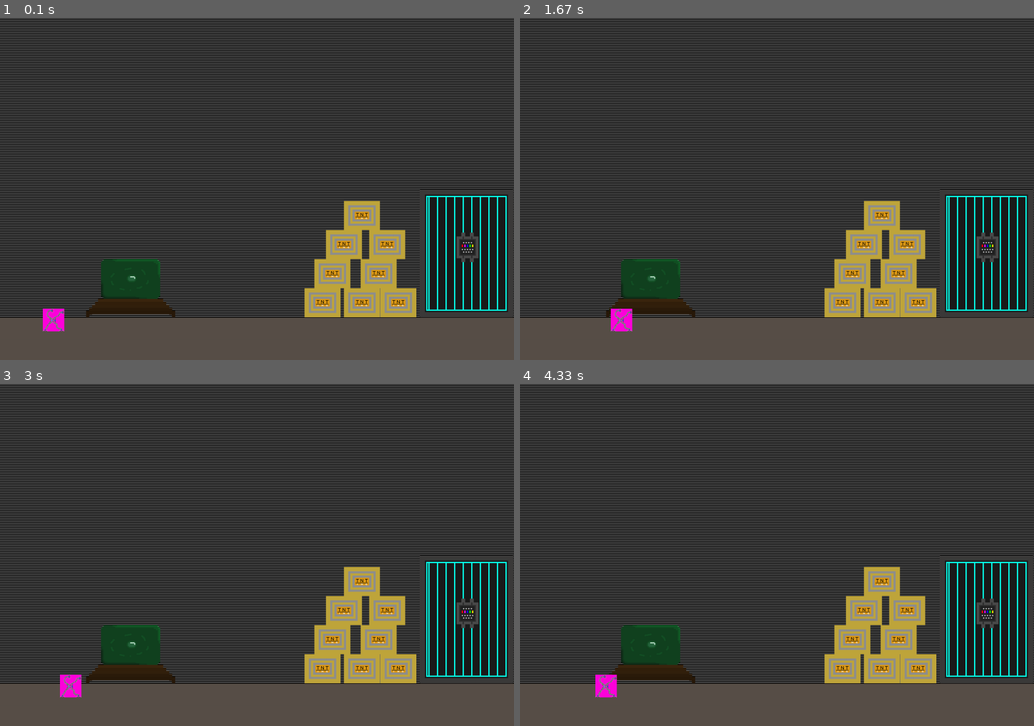
Above: before the commit, frames 1-4 (two rows, left to right).
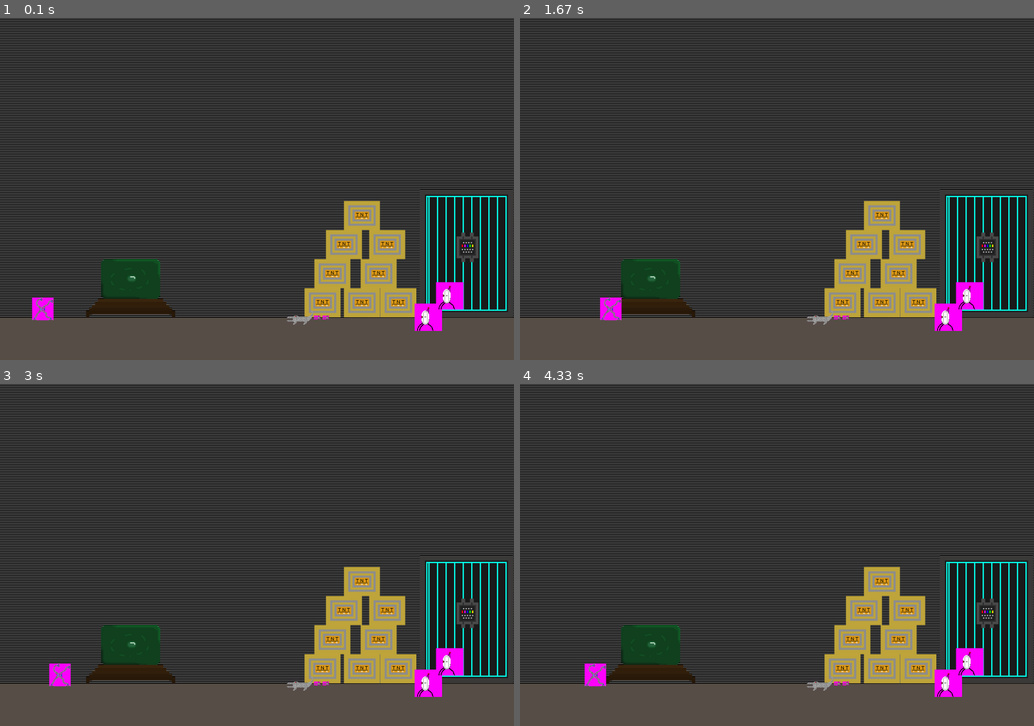
Above: after the commit, the same moments.

Repository: dmtcrafter/Py_Bots-pygame
Game: pygame game, started from game.py
The game is run twice, just before and just after one commit, with the same random seed, the same clock (stepped at 60 frames per second) and the same inputs.
Inputs:
- Up to frame 1 (0.1 s): no input
- Up to frame 2 (1.67 s): tap Space at 0.33 s; hold Right 0.67-1.13 s; hold Right 1.17-1.63 s
- Up to frame 3 (3 s): hold Left 1.67-2.2 s; hold Left 2.23-2.63 s; hold Right from 2.67 s (still down)
- Up to frame 4 (4.33 s): release Right at 3.3 s; hold Left 3.33-3.8 s; hold Right 3.83-4.3 s

The runs differ from the first frame. In frame 1, 1.4% of the frame differs, in the area x 6-91%, y 77-92%; in frame 2, 1.4%, in the area x 15-91%, y 77-92%; in frame 3, 1.4%; in frame 4, 1.4%.

Commit message:
4/29/2022 2:33PM DMT

Diff:
--- a/game.py
+++ b/game.py
@@ -24,7 +24,7 @@
 SCREEN_WIDTH = 1200
 SCREEN_HEIGHT = 800
 
-# Create the screen object
+# Create the display
 display = pygame.display.set_mode((SCREEN_WIDTH, SCREEN_HEIGHT))
 pygame.display.set_caption('Py_Bots', './assets/imgs/icon.png')
 
@@ -36,7 +36,7 @@
         self.rect = self.surf.get_rect()
 
 
-screen = Background()
+screen_img = Background()
 
 # create sprite groups
 enemies = pygame.sprite.Group()
@@ -54,9 +54,6 @@
     def _get_all_sprites(self):
         all_sprites.add(*enemies, *bullets)
 
-        if player:
-            all_sprites.add(player)
-
         return all_sprites
 
 
@@ -64,7 +61,6 @@
     def __init__(self, b_type, velo_type):
         super().__init__()
         self.surf = b_type
-        self.surf.set_colorkey((100, 0, 86.2), RLEACCEL)
         self.rect = self.surf.get_rect()
         self.bounding_rect = self.surf.get_bounding_rect()
         self.velocity = velo_type
@@ -81,7 +77,6 @@
         def __init__(self, x_pos, y_pos):
             super().__init__()
             self.surf = pygame.image.load('./assets/imgs/crocodile.png')
-            self.surf.set_colorkey((100, 0, 86.2), RLEACCEL)
             self.rect = self.surf.get_rect(center=(x_pos, y_pos))
             self.velocity = Vector2(-0.3, 0)
 
@@ -89,7 +84,7 @@
             # Check if any bullets have collided with the enemy
             if pygame.sprite.spritecollideany(self, bullets):
                 # If so, then remove the player and stop the loop
-                player.kill()
+                self.kill()
                 self.surf = pygame.image.load('./assets/imgs/explosion.png').convert()
                 self.kill()
 
@@ -97,35 +92,31 @@
         def __init__(self, x_pos, y_pos):
             super().__init__()
             self.surf = pygame.image.load('./assets/imgs/saw_bot.png').convert()
-            self.surf.set_colorkey((100, 0, 86.2), RLEACCEL)
             self.rect = self.surf.get_rect(center=(x_pos, y_pos))
             self.velocity = Vector2(-0.3, 0)
+
+        def update(self):
+            # Check if any bullets have collided with the enemy
+            if pygame.sprite.spritecollideany(self, bullets):
+
+                self.kill()
+
+    class Turret(GameObjects):
+        def __init__(self, x_pos, y_pos):
+            super().__init__()
+            self.surf = pygame.image.load('./assets/imgs/turret_open.png').convert()
+            self.rect = self.surf.get_rect(center=(x_pos, y_pos))
+            self.functioning = True
 
         def update(self):
             # Check if any bullets have collided with the enemy
             if pygame.sprite.spritecollideany(self, bullets):
                 # If so, then remove the player and stop the loop
-                self.surf = pygame.image.load('./assets/imgs/explosion.png').convert()
-
-                self.kill()
-
-    class Turret(GameObjects):
-        def __init__(self, x_pos, y_pos):
-            super().__init__()
-            self.surf = pygame.image.load('./assets/imgs/turret_open.png').convert()
-            self.surf.set_colorkey((100, 0, 86.2), RLEACCEL)
-            self.rect = self.surf.get_rect(center=(x_pos, y_pos))
-            self.functioning = 1
-
-        def update(self):
-            # Check if any bullets have collided with the enemy
-            if pygame.sprite.spritecollideany(self, bullets):
-                # If so, then remove the player and stop the loop
-                self.functioning = 0
-                self.surf = pygame.image.load('./assets/imgs/explosion.png').convert()
-                self.kill()
-
-            while self.functioning > 0:
+                self.functioning = False
+
+                self.kill()
+
+            while self.functioning:
 
                 e_bullet = Bullet(Enemy.type_e, GameObjects.e_velo)
                 bullets.add(e_bullet)
@@ -136,7 +127,6 @@
     def __init__(self):
         super().__init__()
         self.surf = pygame.image.load('./assets/imgs/player_bot_1.png').convert()
-        self.surf.set_colorkey((100, 0, 86.2), RLEACCEL)
         self.rect = self.surf.get_rect(center=(SCREEN_WIDTH-1100, SCREEN_HEIGHT-120))
 
     def update(self, pressed_keys):
@@ -159,7 +149,7 @@
             bullet = Bullet(type_p, GameObjects.p_velo)
             bullets.add(bullet)
 
-        # Keep player on the screen
+        # Keep player on the screen_img
         if self.rect.left < 0:
             self.rect.left = 0
         if self.rect.right > SCREEN_WIDTH:
@@ -168,14 +158,7 @@
             self.rect.top = 0
 
 
-# create player
 player = Player()
-
-# add player to all_sprites group
-all_sprites.add(player)
-
-# add enemies and bullets
-all_sprites.add(enemies, bullets)
 
 # create enemies for the game start and add them to
 turret_1 = Enemy.Turret(SCREEN_WIDTH-200, SCREEN_HEIGHT-100)
@@ -185,6 +168,8 @@
 saw_bot_2 = Enemy.SawBot(SCREEN_WIDTH-440, SCREEN_HEIGHT-100)
 
 enemies.add(turret_1, saw_bot_1, turret_2, saw_bot_2, crocodile)
+
+all_sprites.add(screen_img)
 
 # variable to keep main loop running
 running = True
@@ -206,14 +191,17 @@
     # get currently pressed keys
     pressed_keys = pygame.key.get_pressed()
 
+    # add enemies and bullets
+    all_sprites.add(enemies)
+
+    if player:
+        all_sprites.add(player)
+
     # update player sprite based on user key presses
     player.update(pressed_keys)
 
-    # fill screen with background image
-    display.blit(screen.surf, screen.rect)
-
     # Draw all sprites
     for entity in all_sprites:
-        display.blit(entity.surf, entity.rect.center)
-
-    pygame.display.update()
+        display.blit(entity.surf, entity.rect)
+
+    pygame.display.flip()
Binary file changed: assets/imgs/crocodile.png
Binary file changed: assets/imgs/enemy_bullet.png
Binary file changed: assets/imgs/player_bot_1.png
Binary file changed: assets/imgs/player_bullet.png
Binary file added: assets/imgs/saw_bot_1.png
Binary file changed: assets/imgs/turret_open.png
